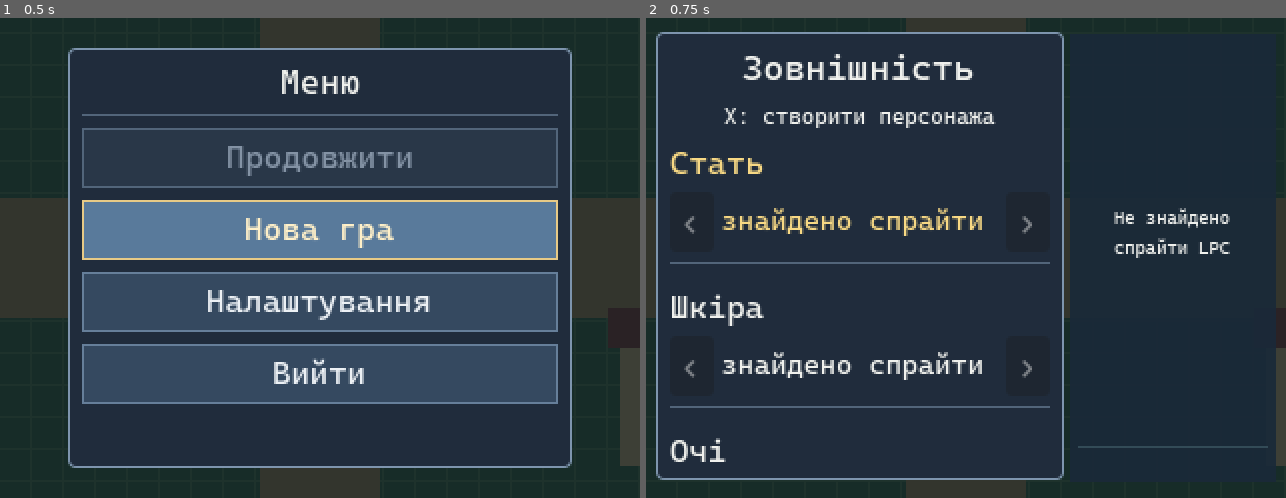
Above: before the commit, frames 1-2 (left to right).
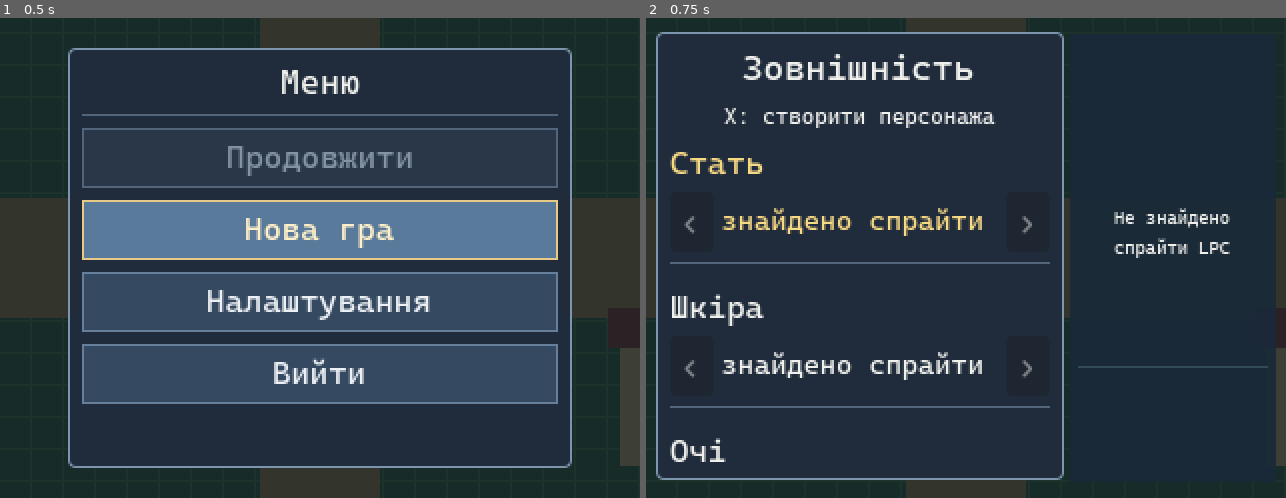
Above: after the commit, the same moments.

Repository: PylSerg/skyval-godot
Game: Godot game, scene res://prototype/camera_test.tscn
Same seed, same stepped clock (60 frames per second), same inputs: the game is played once before the commit and once after it.
Inputs:
- Up to frame 1 (0.5 s): no input
- Up to frame 2 (0.75 s): click "Нова гра" at 0.5 s

Frame 1 is identical in both runs. In frame 2, 0.2% of the frame differs, in the area x 67-98%, y 72-90%.

Commit message:
Raise LPC preview portrait and separator to make room for defense info

Diff:
--- a/ui/character_preview.gd
+++ b/ui/character_preview.gd
@@ -22,7 +22,8 @@
 
 func _draw() -> void:
     draw_rect(Rect2(Vector2.ZERO, size), Color(0.10, 0.16, 0.22, 0.92))
-    draw_rect(Rect2(4, size.y - 18, size.x - 8, 1), Color(0.30, 0.43, 0.47, 0.50))
+    # Leave the bottom 50+ pixels free for class/defense labels.
+    draw_rect(Rect2(4, size.y - 58, size.x - 8, 1), Color(0.30, 0.43, 0.47, 0.50))
     if character == null or not is_instance_valid(character):
         return
 
@@ -35,7 +36,8 @@
     )
 
     var animation: StringName = StringName("idle-" + DIRECTIONS[facing])
-    var origin: Vector2 = Vector2(roundf(size.x * 0.5), roundf(size.y * 0.69))
+    # Raise the standing figure so its feet clear the relocated divider.
+    var origin: Vector2 = Vector2(roundf(size.x * 0.5), roundf(size.y * 0.57))
     draw_set_transform(origin, 0.0, Vector2(PREVIEW_SCALE, PREVIEW_SCALE))
     for sprite in layers:
         if sprite.sprite_frames == null or not sprite.sprite_frames.has_animation(animation):
